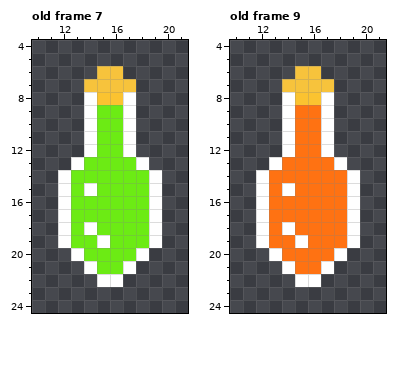
One commit to this pixel-art file: wcale-nie-noita/potion.aseprite. Above is the file before it was changed.
32x32 pixels, 10 frames. Shown: old frame 7: x 10..21, y 4..24; old frame 9: x 10..21, y 4..24. The commit also changed other frames, which this record leaves out.
After:
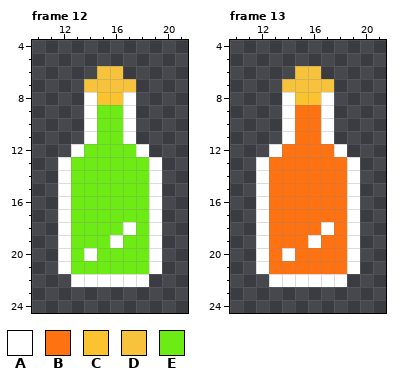
Palette (. is transparent): A #ffffff  B #ff7212  C #fbc330  D #f7c33c  E #6ceb14
A new or re-ordered frame is compared with the old frame closest to it.
Diff:
frames 10 -> 13
Frame 12 is new; against old frame 7:
y 12: x 13..14 .A -> AE; x 17..18 A. -> EA
y 13: x 12..13 .A -> AE; x 18..19 A. -> EA
y 15: x 14 A -> E
y 18: x 14 A -> E; x 17 E -> A
y 19: x 15..16 AE -> EA
y 20: x 12..14 .AE -> AEA; x 18..19 A. -> EA
y 21: x 12..14 ..A -> AEE; x 17..19 A.. -> EEA
y 22: x 13..14 .. -> AA; x 17..18 .. -> AA
Frame 13 is new; against old frame 9:
y 12: x 13..14 .A -> AB; x 17..18 A. -> BA
y 13: x 12..13 .A -> AB; x 18..19 A. -> BA
y 15: x 14 A -> B
y 18: x 14 A -> B; x 17 B -> A
y 19: x 15..16 AB -> BA
y 20: x 12..14 .AB -> ABA; x 18..19 A. -> BA
y 21: x 12..14 ..A -> ABB; x 17..19 A.. -> BBA
y 22: x 13..14 .. -> AA; x 17..18 .. -> AA
